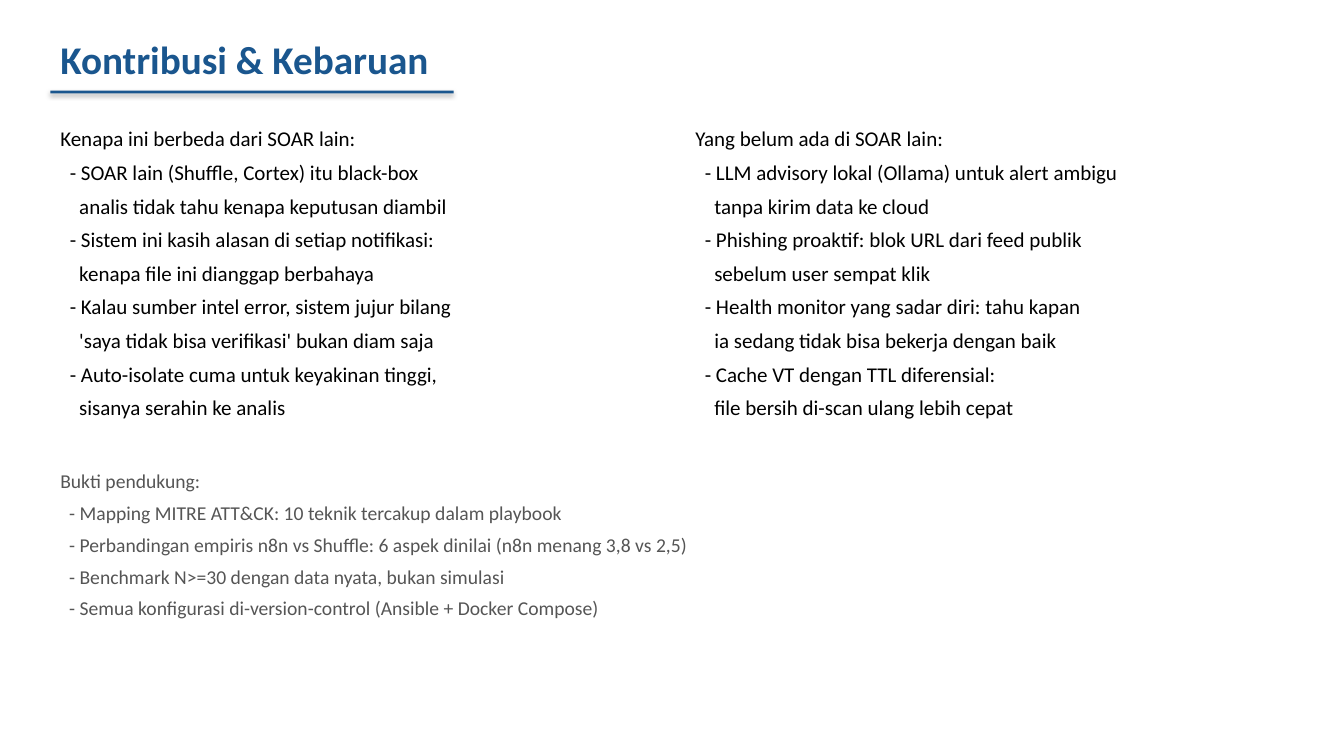
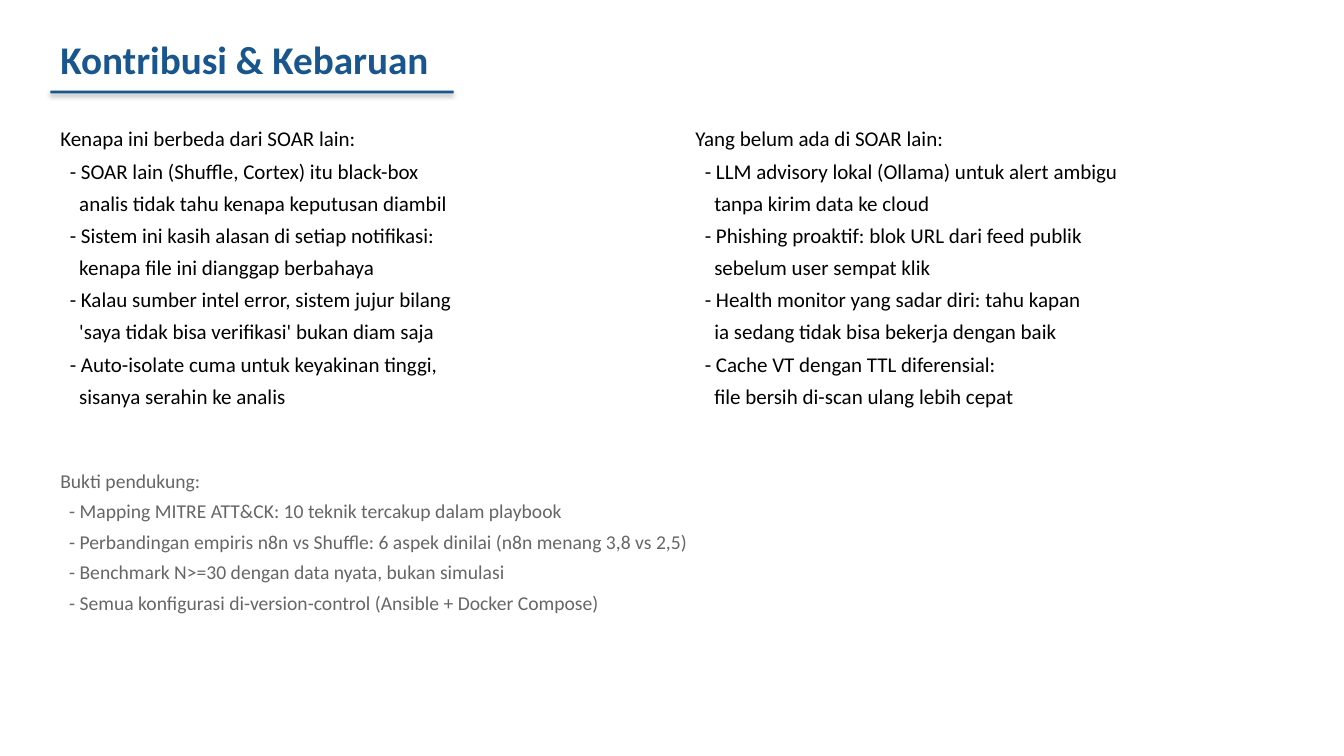
Before and after one commit to ravi-arnan/soar-project, a slide deck: slide 6 of docs/BIMBINGAN-TA-SOAR.pptx (slide 5 before the commit). Drawn at 1344x756 pixels with LibreOffice and Linux fonts; fonts in the diff are those of the drawing. Boxes give left, top, right and bottom in pixels: in the first picture for what was removed or moved away, otherwise in the second. Text is boxed around its words. In the diff, an @@ line names an element or a change of style, - is before the commit and + after.

Commit message:
docs: PPT v4 — tambah diagram arsitektur + split alur keputusan
- Slide 3: diagram arsitektur soar-architecture.png + keterangan stack
- Slide 4: alur keputusan (flow diagram + tabel 5 jalur)
- Slide 5: hasil pengukuran
- Slide 6: kontribusi & kebaruan
- Slide 7: rencana ke depan
- Slide 8: penutup
Total 8 slides

```diff
--- a/docs/BIMBINGAN-TA-SOAR.pptx
+++ b/docs/BIMBINGAN-TA-SOAR.pptx
@@ text "Kenapa ini berbeda dari SOAR ..." at [60,131,451,408]: less space between paragraphs @@
@@ text "Yang belum ada di SOAR ..." at [695,131,1118,408]: less space between paragraphs @@
@@ text "Bukti pendukung:" at [60,474,687,614]: text colour #555555 to #666666; less space between paragraphs @@
```
Also in this commit, not shown: 5 other slides changed, 2 slides added, 1 slide removed, 1 other file.
